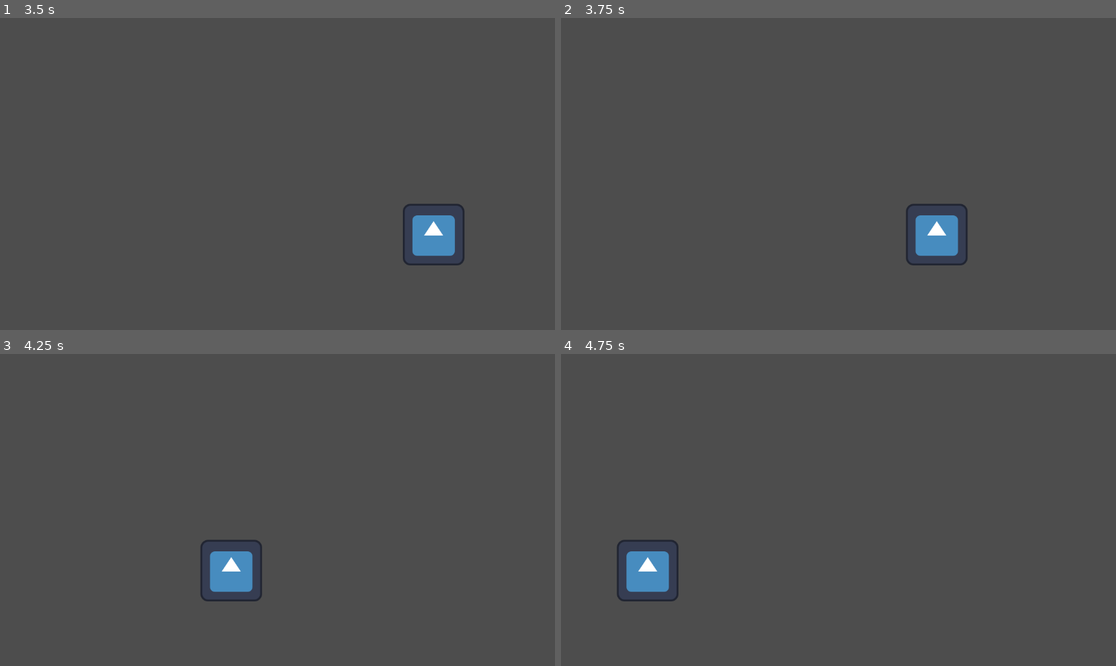
Above: before the commit, frames 1-4 (two rows, left to right).
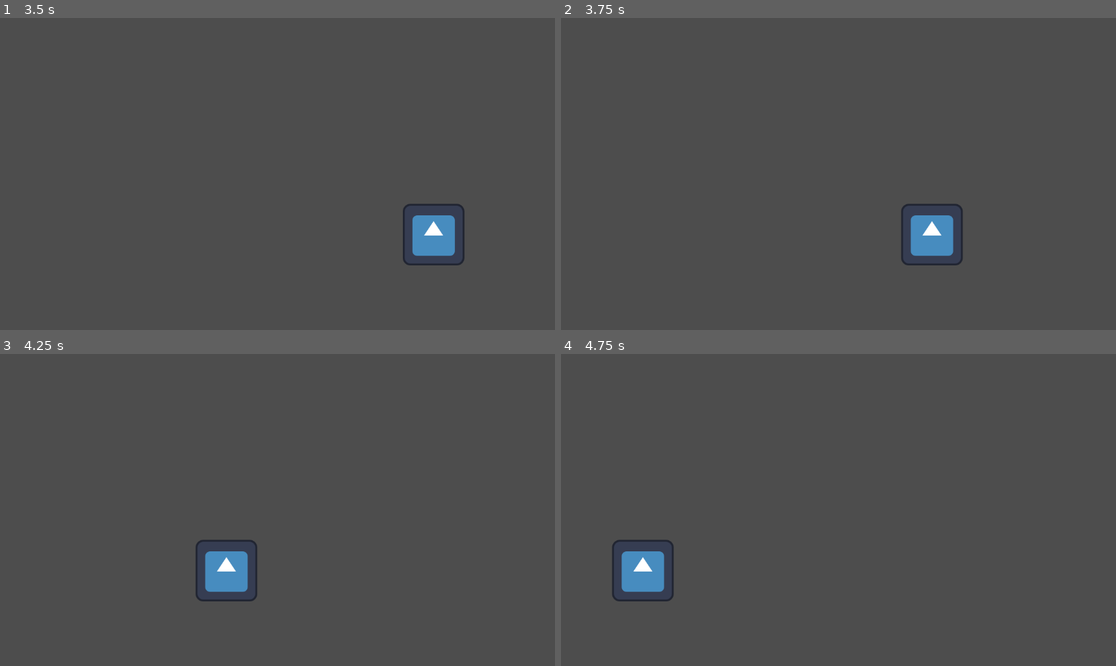
Above: after the commit, the same moments.

Repository: Sunny-Days-Ahead/Project-Iron
Game: Godot game, scene res://Player.tscn
Two runs of this game, one before a commit and one after it. Both use one fixed random seed, a clock stepped at 60 frames per second and the inputs below. The engine's default icon, where the game draws it, is replaced by a stand-in: a white triangle on a blue panel in a dark square.
Inputs:
- Up to frame 1 (3.5 s): tap Enter at 0.5 s; hold D (moveRight) 0.53-1.28 s; hold S (moveDown) 1.28-2.03 s; hold D (moveRight) 2.03-2.78 s; hold Shift (speedUpHold) from 2.78 s (still down)
- Up to frame 2 (3.75 s): tap Space at 3.5 s; release Shift (speedUpHold) at 3.53 s; hold A (moveLeft) from 3.53 s (still down)
- Up to frame 3 (4.25 s): keep holding A (moveLeft)
- Up to frame 4 (4.75 s): keep holding A (moveLeft)

Frame 1 is identical in both runs. In frame 2, 0.6% of the frame differs, in the area x 61-74%, y 59-80%; in frame 3, 0.6%; in frame 4, 0.6%, in the area x 9-22%, y 59-80%.

Commit message:
Update player_controller.gd

Diff:
--- a/player_controller.gd
+++ b/player_controller.gd
@@ -3,17 +3,13 @@
 @export var speed : float
 @export var health = 3
 
-#movement handler
+#movement handler and dash
 func _physics_process(delta: float) -> void:
 	var direction = Input.get_vector("moveLeft","moveRight","moveUp","moveDown")
 	velocity = direction * speed
 	move_and_slide()
 
-# Called when the node enters the scene tree for the first time.
-func _ready() -> void:
-	pass # Replace with function body.
-
-
-# Called every frame. 'delta' is the elapsed time since the previous frame.
-func _process(delta: float) -> void:
-	pass
+	if Input.is_action_pressed("speedUpHold") == true:
+		speed = 1200
+	if Input.is_action_just_released("speedUpHold") == true:
+		speed = 600
